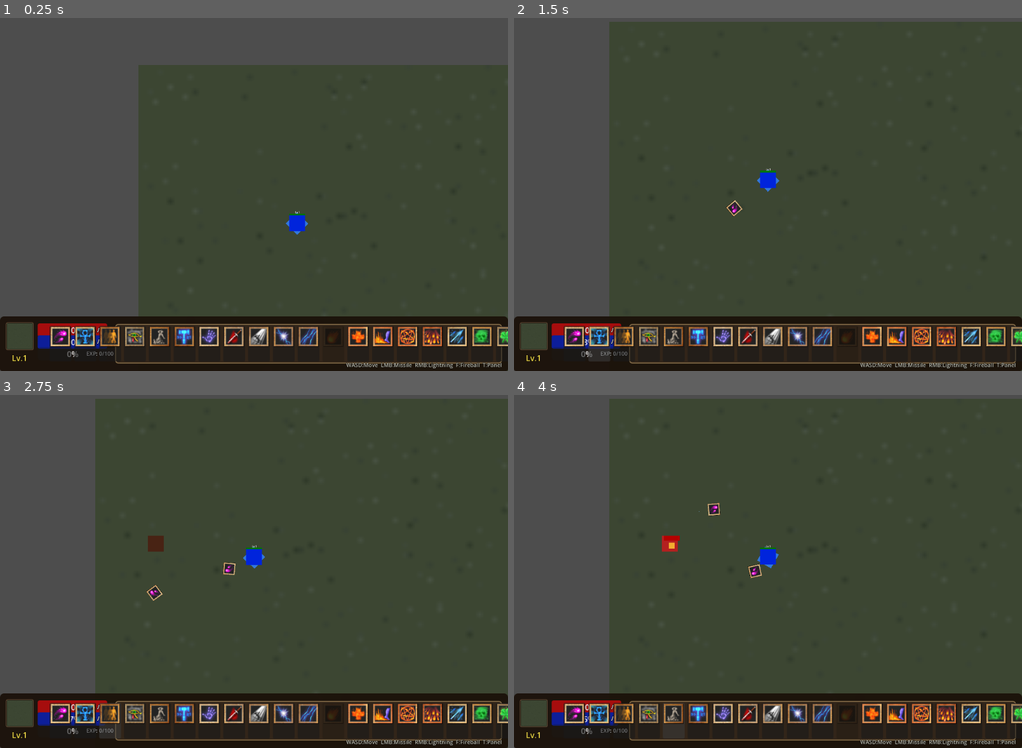
Above: before the commit, frames 1-4 (two rows, left to right).
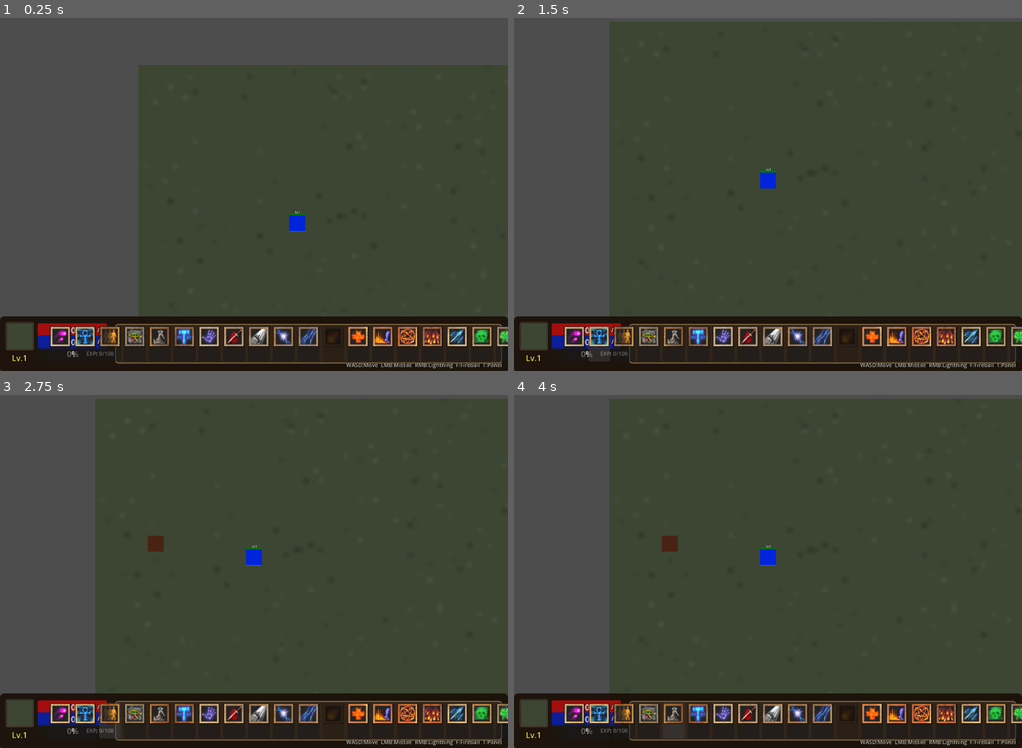
Above: after the commit, the same moments.

Repository: 54Lynnn/E_I_RMK_2
Game: Godot game, scene res://Scenes/Main.tscn
Two runs of this game, one before a commit and one after it. Both use one fixed random seed, a clock stepped at 60 frames per second and the inputs below.
Inputs (mouse positions are in pixels of both pictures, inside the frame that each line leads up to):
- Up to frame 1 (0.25 s): no input
- Up to frame 2 (1.5 s): click (574, 342) at 0.52 s; click (600, 342) at 1.27 s
- Up to frame 3 (2.75 s): click (111, 719) at 2.02 s
- Up to frame 4 (4 s): click (651, 719) at 2.77 s; click (671, 719) at 3.52 s

The runs differ from the first frame. In frame 1, less than 0.1% of the frame differs, in the area x 18-61%, y 55-93%; in frame 2, 0.1%; in frame 3, 0.2%; in frame 4, 0.4%, in the area x 13-53%, y 30-94%.
Error before the commit: Invalid access to property or key 'can_cast' on a base object of type 'CharacterBody2D (hero.gd)'. (res://Scripts/hud.gd:231)
Error after the commit: Parse Error: Function "cast_heal" has the same name as a previously declared function. (res://Scripts/hero.gd:574)

Commit message:
添加 Heal 技能：治疗回血系统
- 创建 Heal.tscn 场景和 heal.gd 脚本
- 效果：消耗法力，每秒恢复5.5%最大生命值（随等级提升）
- 持续10秒，冷却15秒（每级+1秒），按键C
- 法力消耗：35点（每级+2）
- 红色+号特效：每0.25秒产生一个，持续0.5秒后渐隐上浮
- 更新 hero.gd 使用新的 Heal.cast() 接口
- 更新 project.godot 绑定 C 键到 heal 技能

Diff:
--- /dev/null
+++ b/GodotReMake/Scenes/Heal.tscn
@@ -0,0 +1,14 @@
+[gd_scene load_steps=2 format=3 uid="uid://d8yvxg3ulq3a3"]
+
+[ext_resource type="Script" path="res://Scripts/heal.gd" id="1_heal"]
+
+[node name="Heal" type="Node2D"]
+script = ExtResource("1_heal")
+
+[node name="PlusTimer" type="Timer" parent="."]
+wait_time = 0.25
+one_shot = false
+
+[node name="DurationTimer" type="Timer" parent="."]
+wait_time = 10.0
+one_shot = true
--- /dev/null
+++ b/GodotReMake/Scripts/heal.gd
@@ -0,0 +1,198 @@
+extends Node2D
+
+# ============================================
+# Heal.gd - 治疗技能专用脚本
+# ============================================
+# 这是治疗技能的独立控制脚本，包含：
+# - 技能配置（冷却、法力消耗、生命恢复比例）
+# - 持续效果系统（每秒回血）
+# - 红色+号特效（每0.25秒产生一个，持续0.5秒后渐隐）
+# - 跟随玩家（附加到玩家身上）
+# ============================================
+
+# ============================================
+# 技能配置
+# ============================================
+static var skill_name := "heal"
+static var base_cooldown := 15.0
+static var base_duration := 10.0
+static var base_mana_cost := 35.0
+static var mana_cost_increase_per_level := 2.0  # 每级法力消耗+2
+static var base_health_restore_percent := 0.055  # 每秒恢复5.5%最大生命值
+static var health_restore_increase_per_level := 0.0025  # 每级增加0.25%
+static var plus_interval := 0.25  # +号产生间隔
+static var plus_lifetime := 0.5  # +号持续时间
+
+# ============================================
+# 实例变量（运行时状态）
+# ============================================
+var hero: Node = null
+var level: int = 0
+var is_active: bool = false
+
+@onready var plus_timer: Timer = $PlusTimer
+@onready var duration_timer: Timer = $DurationTimer
+
+# ============================================
+# 等级成长公式
+# ============================================
+static func get_mana_cost(level: int) -> float:
+	# LV1=35, LV10=53
+	return base_mana_cost + (level - 1) * mana_cost_increase_per_level
+
+static func get_cooldown(level: int) -> float:
+	# LV1=15, LV10=24
+	return base_cooldown + (level - 1) * 1.0
+
+static func get_health_restore_percent(level: int) -> float:
+	# LV1=5.5%, LV10=7.75%
+	return base_health_restore_percent + (level - 1) * health_restore_increase_per_level
+
+# ============================================
+# 施法入口（静态方法，由 hero.gd 调用）
+# ============================================
+static func cast(hero_node: Node, _mouse_pos: Vector2, skill_cooldowns: Dictionary) -> bool:
+	var level = Global.skill_levels.get(skill_name, 0)
+	if level <= 0:
+		return false
+	if skill_cooldowns.get(skill_name, 0.0) > 0:
+		return false
+
+	var mana_cost = get_mana_cost(level)
+	var cooldown = get_cooldown(level)
+
+	# 检查法力值
+	if not Global.free_spells and Global.mana < mana_cost:
+		return false
+
+	# 扣除法力值
+	if not Global.free_spells:
+		Global.mana -= mana_cost
+		Global.mana_changed.emit(Global.mana, Global.max_mana)
+
+	# 创建 Heal 实例并附加到玩家
+	var heal_instance = preload("res://Scenes/Heal.tscn").instantiate()
+	heal_instance.hero = hero_node
+	heal_instance.level = level
+	hero_node.add_child(heal_instance)
+	heal_instance.start()
+
+	# 设置冷却
+	skill_cooldowns[skill_name] = cooldown
+	return true
+
+# ============================================
+# 实例方法：启动 Heal 效果
+# ============================================
+func start():
+	is_active = true
+
+	# 启动+号定时器
+	plus_timer.wait_time = plus_interval
+	plus_timer.timeout.connect(_on_plus_timer_timeout)
+	plus_timer.start()
+
+	# 启动持续时间定时器
+	duration_timer.wait_time = base_duration
+	duration_timer.timeout.connect(_on_duration_timer_timeout)
+	duration_timer.start()
+
+	# 立即产生第一个+号
+	_spawn_plus()
+
+	# 启动持续效果（回血）
+	_start_periodic_effects()
+
+# ============================================
+# 持续效果：每秒回血
+# ============================================
+func _start_periodic_effects():
+	var health_restore_percent = get_health_restore_percent(level)
+
+	# 使用 Timer 每秒执行一次效果
+	var effect_timer = Timer.new()
+	effect_timer.wait_time = 1.0
+	effect_timer.one_shot = false
+	add_child(effect_timer)
+
+	effect_timer.timeout.connect(func():
+		if not is_active or hero == null:
+			effect_timer.stop()
+			effect_timer.queue_free()
+			return
+
+		# 每秒恢复生命值（百分比）
+		var health_restore = Global.max_health * health_restore_percent
+		Global.health = min(Global.health + health_restore, Global.max_health)
+		Global.health_changed.emit(Global.health, Global.max_health)
+	)
+
+	effect_timer.start()
+
+	# 连接持续时间结束信号，停止效果
+	duration_timer.timeout.connect(func():
+		effect_timer.stop()
+		effect_timer.queue_free()
+	)
+
+# ============================================
+# +号特效
+# ============================================
+func _on_plus_timer_timeout():
+	if is_active:
+		_spawn_plus()
+
+func _spawn_plus():
+	if hero == null:
+		return
+
+	# 创建+号（使用 Label + Tween 实现）
+	var plus_label = Label.new()
+	plus_label.text = "+"
+	plus_label.horizontal_alignment = HORIZONTAL_ALIGNMENT_CENTER
+	plus_label.vertical_alignment = VERTICAL_ALIGNMENT_CENTER
+	plus_label.add_theme_color_override("font_color", Color(1.0, 0.2, 0.2, 0.9))
+	plus_label.add_theme_font_size_override("font_size", 24)
+
+	# 随机偏移位置（玩家周围）
+	var random_offset = Vector2(randf_range(-20, 20), randf_range(-10, 10))
+	plus_label.position = random_offset
+
+	# 设置 z_index 确保显示在玩家上方
+	plus_label.z_index = 10
+
+	# 添加+号到 Heal 节点（跟随玩家）
+	add_child(plus_label)
+
+	# 使用 Tween 实现上浮和渐隐
+	var tween = create_tween()
+
+	# 上浮动画
+	tween.parallel().tween_property(plus_label, "position:y", plus_label.position.y - 40, plus_lifetime)
+
+	# 渐隐动画
+	tween.parallel().tween_property(plus_label, "modulate:a", 0.0, plus_lifetime)
+
+	# 动画结束后删除+号（检查是否还存在）
+	tween.finished.connect(func():
+		if is_instance_valid(plus_label):
+			plus_label.queue_free()
+	)
+
+# ============================================
+# 持续时间结束
+# ============================================
+func _on_duration_timer_timeout():
+	is_active = false
+
+	# 停止+号定时器
+	plus_timer.stop()
+
+	# 清理所有剩余+号
+	for child in get_children():
+		if child is Label and is_instance_valid(child) and child != plus_timer and child != duration_timer:
+			child.queue_free()
+
+	# 延迟后删除自身
+	await get_tree().create_timer(1.0).timeout
+	queue_free()
--- a/GodotReMake/Scripts/hero.gd
+++ b/GodotReMake/Scripts/hero.gd
@@ -29,6 +29,7 @@
 const Fireball = preload("res://Scripts/fireball.gd")
 const FreezingSpear = preload("res://Scripts/freezing_spear.gd")
 const Prayer = preload("res://Scripts/prayer.gd")
+const Heal = preload("res://Scripts/heal.gd")
 
 # 基础移动速度（像素/秒）
 # 实际速度 = BASE_MOVE_SPEED + 敏捷×0.5 + 耐力×0.35
@@ -130,6 +131,8 @@
 		cast_freezing_spear()
 	if Input.is_action_pressed("spell_prayer"):
 		cast_prayer()
+	if Input.is_action_pressed("spell_heal"):
+		cast_heal()
 
 func get_move_speed() -> float:
 	# 计算实际移动速度
@@ -169,6 +172,8 @@
 		cast_freezing_spear()
 	if event.is_action_pressed("spell_prayer"):
 		cast_prayer()
+	if event.is_action_pressed("spell_heal"):
+		cast_heal()
 
 func cast_magic_missile():
 	MagicMissile.cast(self, mouse_pos, skill_cooldowns)
@@ -181,6 +186,9 @@
 
 func cast_prayer():
 	Prayer.cast(self, mouse_pos, skill_cooldowns)
+
+func cast_heal():
+	Heal.cast(self, mouse_pos, skill_cooldowns)
 
 func cast_teleport():
 	var level = Global.skill_levels.get("teleport", 0)
--- a/GodotReMake/project.godot
+++ b/GodotReMake/project.godot
@@ -131,7 +131,7 @@
 }
 spell_heal={
 "deadzone": 0.5,
-"events": [Object(InputEventKey,"resource_local_to_scene":fa …(140 unchanged characters)… d":false,"keycode":0,"physical_keycode":83,"key_label":0,"unicode":0,"location":0,"echo":false,"script":null)
+"events": [Object(InputEventKey,"resource_local_to_scene":fa …(140 unchanged characters)… d":false,"keycode":0,"physical_keycode":67,"key_label":0,"unicode":0,"location":0,"echo":false,"script":null)
 ]
 }
 spell_fire_walk={
Not shown, added: GodotReMake/Scripts/prayer.gd.uid
